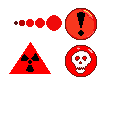
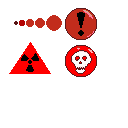
Revision of a layered 128×128 image; what changed, layer by layer:
painted on "Paint Layer 1" over [26, 8, 97, 77]
